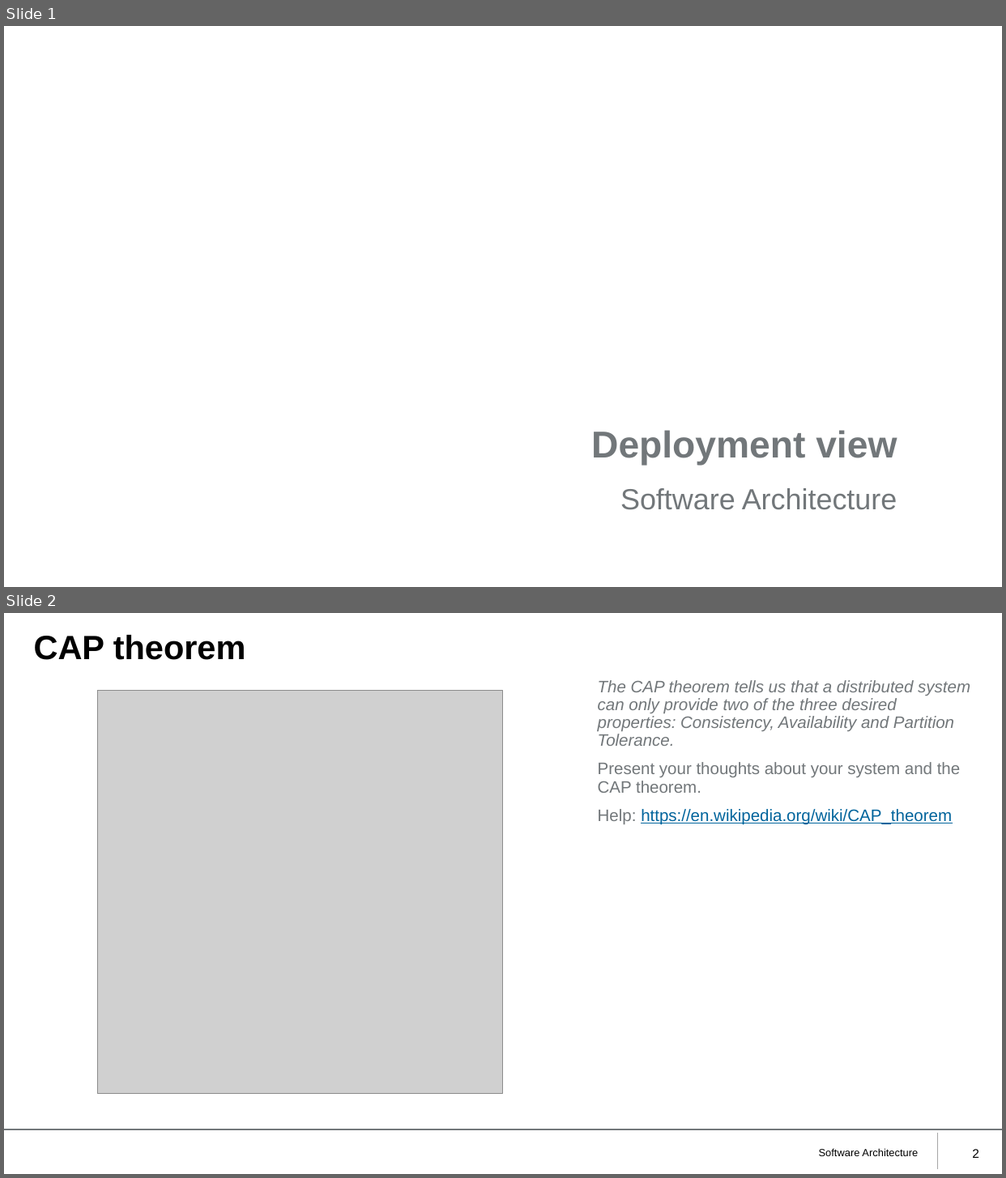
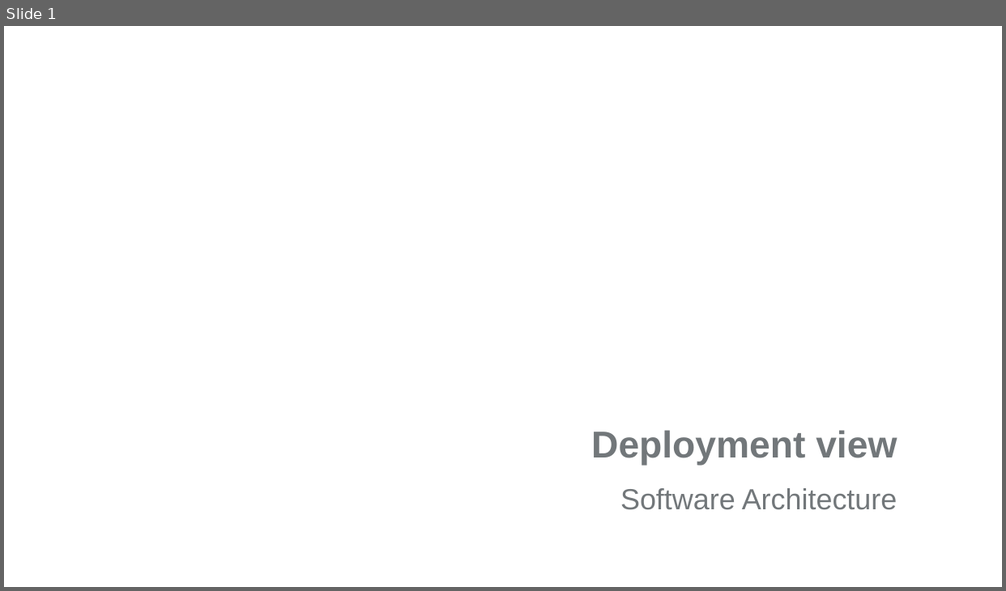
Before and after one commit to Primestyler/image-sharing, a slide deck: powerpoints/SWARC_8_Deployment.pptx. Shown one above the other, each under a label of ours: slides 1 and 2 before the commit, slide 1 after it. The pictures are 1006x1178 and 1006x591 pixels, drawn with LibreOffice and Linux fonts; fonts in the diff are those of the drawing; grey boxes stand for pictures; background and template pictures are left out. Boxes give left, top, right and bottom in pixels: in the first picture for what was removed or moved away, otherwise in the second. Text is boxed around its words. In the diff, an @@ line names an element or a change of style, - is before the commit and + after.

```diff
--- a/powerpoints/SWARC_8_Deployment.pptx
+++ b/powerpoints/SWARC_8_Deployment.pptx
@@ slide 2 removed at bbox=[4, 613, 1002, 1174], background #FFFFFF @@
@@ title removed at bbox=[34, 635, 246, 660] @@
-CAP theorem
@@ text removed at bbox=[598, 680, 970, 824] @@
-The CAP theorem tells us that a distributed system can only provide two of the three desired properties: Consistency, Availability and Partition Tolerance.
-Present your thoughts about your system and the CAP theorem.
-Help: https://en.wikipedia.org/wiki/CAP_theorem
@@ picture removed at bbox=[98, 690, 503, 1093] @@
@@ line removed from (4, 1130) to (1002, 1130) @@
@@ line removed from (938, 1133) to (938, 1169) @@
@@ text removed at bbox=[819, 1148, 918, 1157] @@
-Software Architecture
@@ page number removed at bbox=[972, 1149, 979, 1158] @@
-2
```
Also in this commit, not shown: 1 slide changed, 1 slide added.
